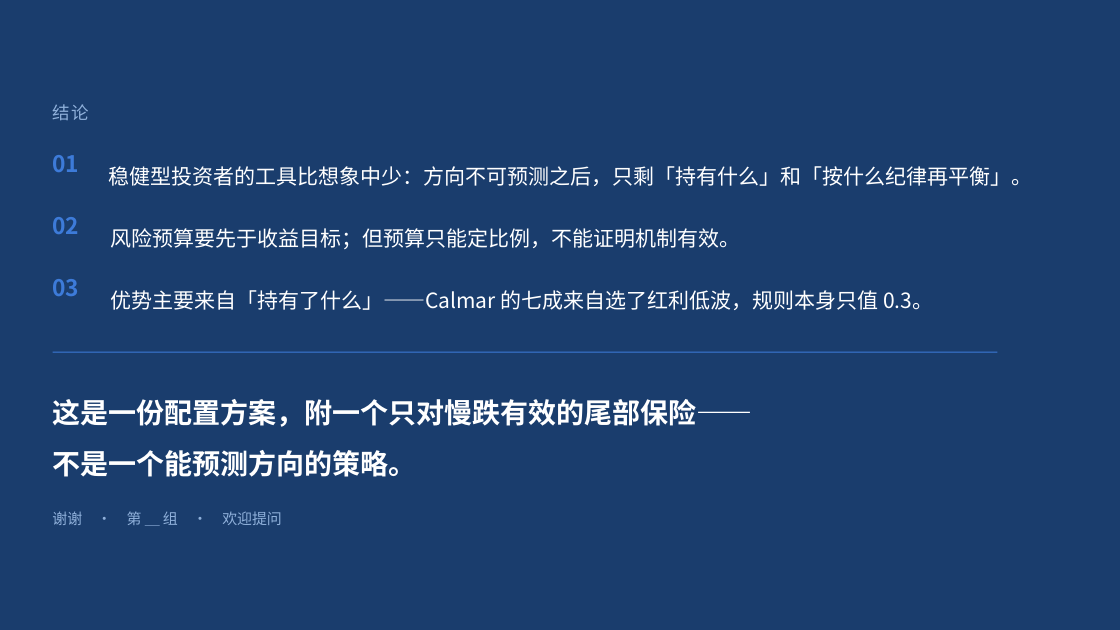
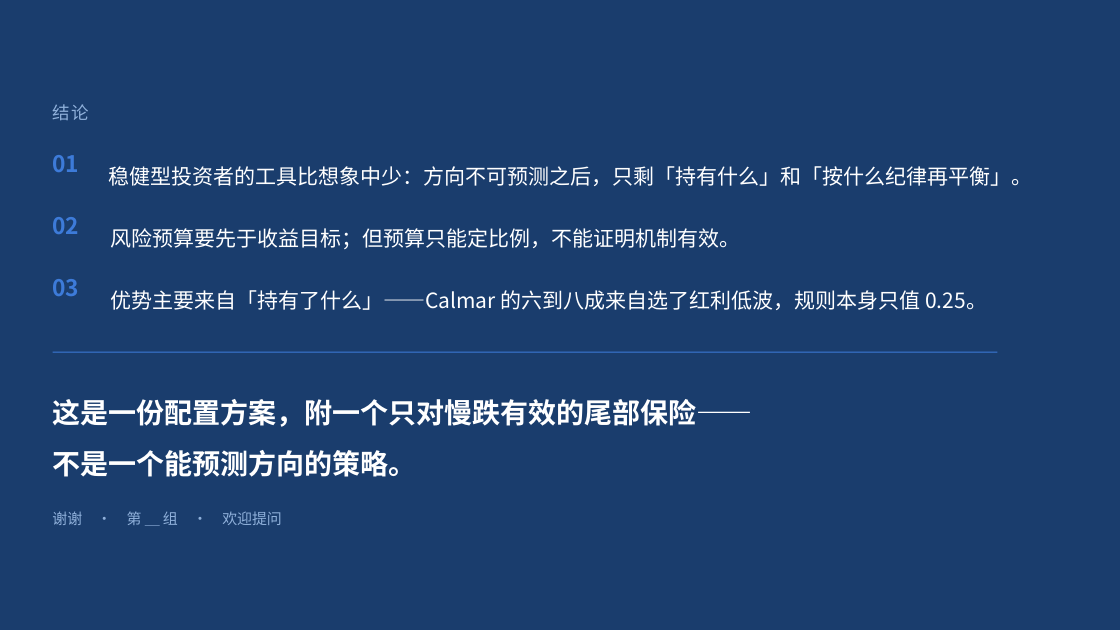
Before and after one commit to youool/dividend-bond-allocation, a slide deck: slide 19 of report/红利低波与国债配置策略_课程汇报/红利低波与国债配置策略_课程汇报.pptx. Drawn at 1120x630 pixels with LibreOffice and Linux fonts; fonts in the diff are those of the drawing. Boxes give left, top, right and bottom in pixels: in the first picture for what was removed or moved away, otherwise in the second. Text is boxed around its words. In the diff, an @@ line names an element or a change of style, - is before the commit and + after.

Commit message:
v5：闸门改为双向（上限 50%），全部结果与材料同步重跑
策略变更：allocation.py 的闸门由「只降不升、上限 40%」改为「双向、区间 20%-50%」。
- 长周期：6.28%/-12.06%/0.521 → 7.15%/-12.36%/0.578
- 可交易：7.20%/-6.33%/1.138 → 8.41%/-6.54%/1.286
- 闸门安慰剂：可交易由第 92 分位升至第 99 分位，长周期第 100 分位
- 换手 6.3pct/月，年手续费约 0.37%（八年），成本提到千 1 优势仍在
- 上限 0.45-0.50 为平台（长 0.560-0.583、交 1.217-1.280），非孤立尖峰

同步：六组实验中的波动率组、五项审计、久期支线、纳指、滚动三年、再平衡、
README、技术报告 v5（33 页/16 表/8 图）、汇报 PPT 七页与讲稿。
新增 experiment_switch.py（牛市换宽基，否）与 experiment_dynamic*.py（双向闸门检验）。

```diff
--- a/report/红利低波与国债配置策略_课程汇报/红利低波与国债配置策略_课程汇报.pptx
+++ b/report/红利低波与国债配置策略_课程汇报/红利低波与国债配置策略_课程汇报.pptx
@@ text at [110,290,987,310]: text changed @@
-优势主要来自「持有了什么」——Calmar 的七成来自选了红利低波，规则本身只值 0.3。
+优势主要来自「持有了什么」——Calmar 的六到八成来自选了红利低波，规则本身只值 0.25。
```
Also in this commit, not shown: 6 other slides changed, 44 other files.
